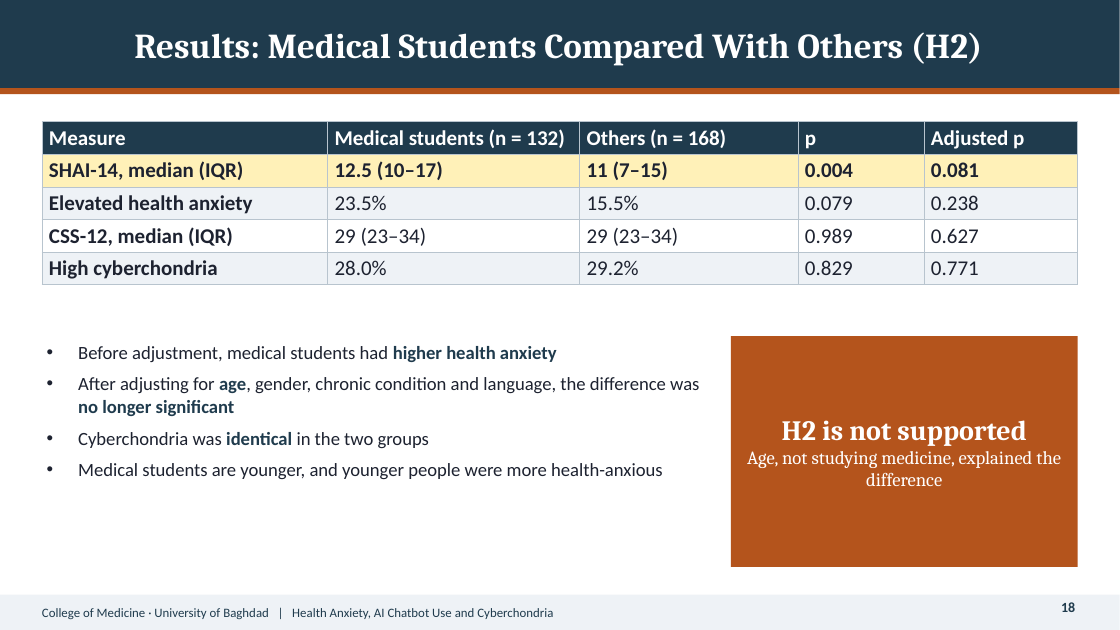
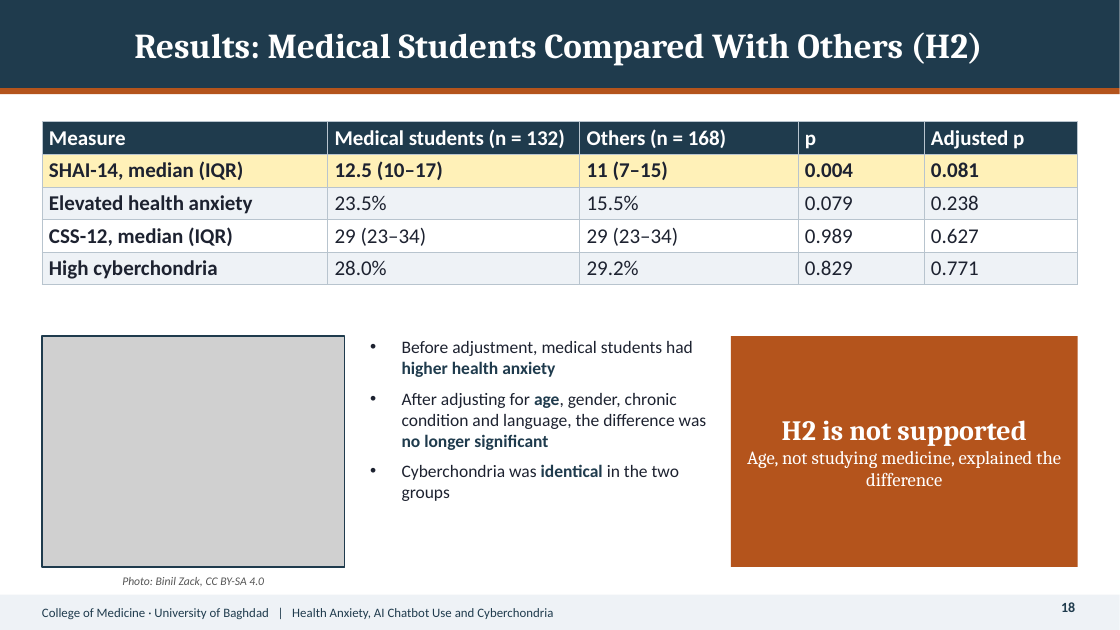
Before and after one commit to Yaseen279/History-Exam, a slide deck: slide 18 of research/output/study/slides/Defence_Presentation.pptx. Drawn at 1120x630 pixels with LibreOffice and Linux fonts; fonts in the diff are those of the drawing; grey boxes stand for pictures. Boxes give left, top, right and bottom in pixels: in the first picture for what was removed or moved away, otherwise in the second. Text is boxed around its words. In the diff, an @@ line names an element or a change of style, - is before the commit and + after.

```diff
--- a/research/output/study/slides/Defence_Presentation.pptx
+++ b/research/output/study/slides/Defence_Presentation.pptx
@@ picture added at [42,336,344,567] @@
@@ rectangle added at [42,336,344,567], outline #1F3B4D 1.25 pt @@
@@ text "Before adjustment, medical students had ...": place and size @@
-text "Before adjustment, medical students had ..." at [78,346,699,479]
+text "Before adjustment, medical students had ..." at [402,341,707,501]
@@ text "Before adjustment, medical students had ..." at [402,341,707,501]: size 16 to 15 pt @@
@@ text at [78,463,663,479]: paragraph removed @@
-• Medical students are younger, and younger people were more health-anxious
@@ text added at [122,577,264,586], 10 pt, text #555555, italic @@
+Photo: Binil Zack, CC BY-SA 4.0
```
Also in this commit, not shown: 7 other slides changed, 9 other files.
